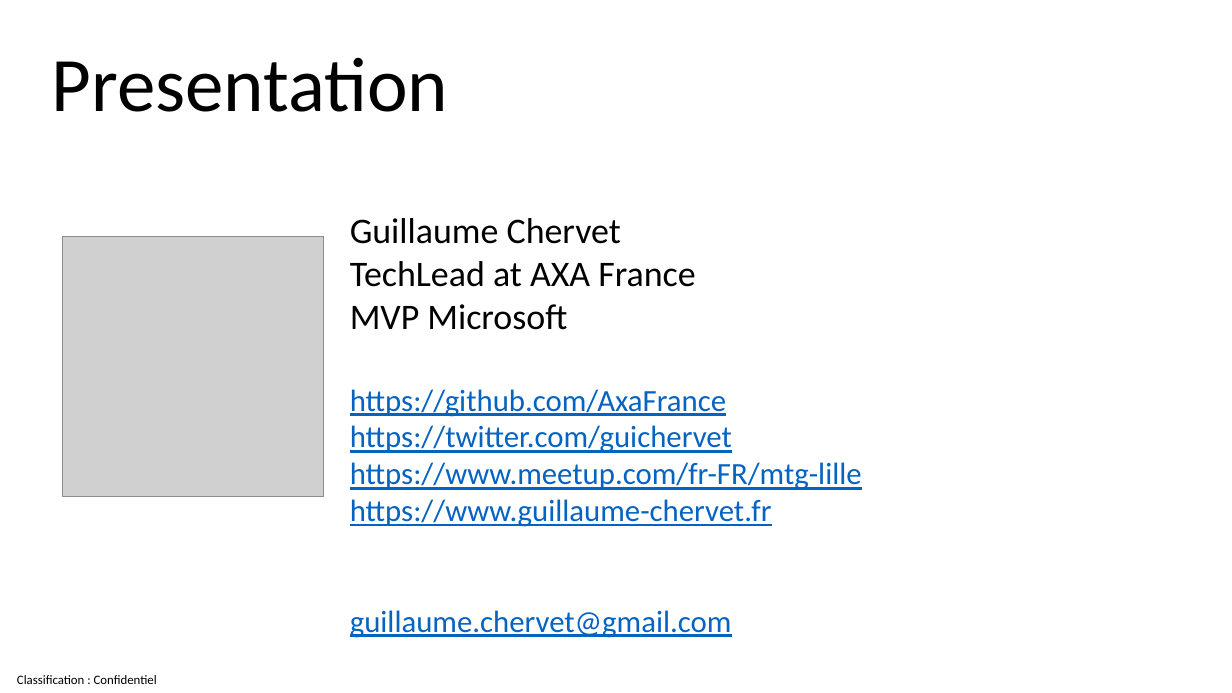
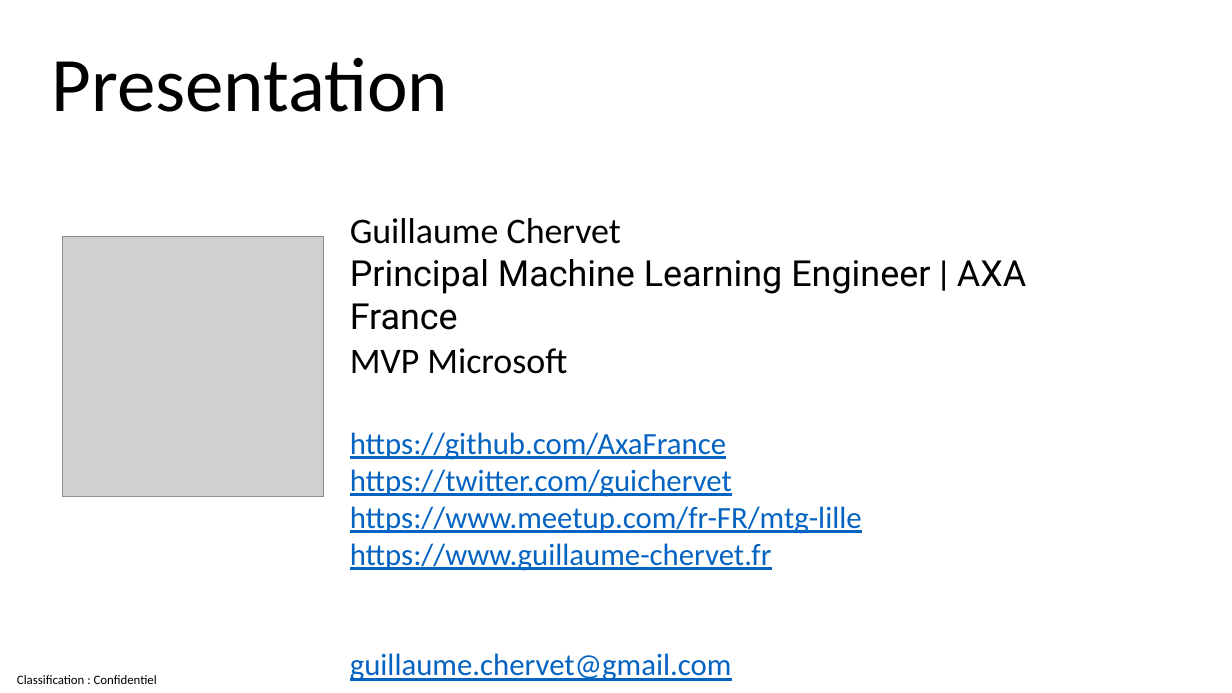
Before and after one commit to guillaume-chervet/course.dotnet, a slide deck: slide 2 of documentations/dotnet8.pptx. Drawn at 1232x693 pixels with LibreOffice and Linux fonts; fonts in the diff are those of the drawing; grey boxes stand for pictures. Boxes give left, top, right and bottom in pixels: in the first picture for what was removed or moved away, otherwise in the second. Text is boxed around its words. In the diff, an @@ line names an element or a change of style, - is before the commit and + after.

```diff
--- a/documentations/dotnet8.pptx
+++ b/documentations/dotnet8.pptx
@@ text at (x1=350, y1=259, x2=1026, y2=374): text changed; font Calibri to Roboto @@
-TechLead at AXA France
-MVP Microsoft
+Principal Machine Learning Engineer | AXA France
+MVP Microsoft
```
Also in this commit, not shown: 11 other slides changed.
